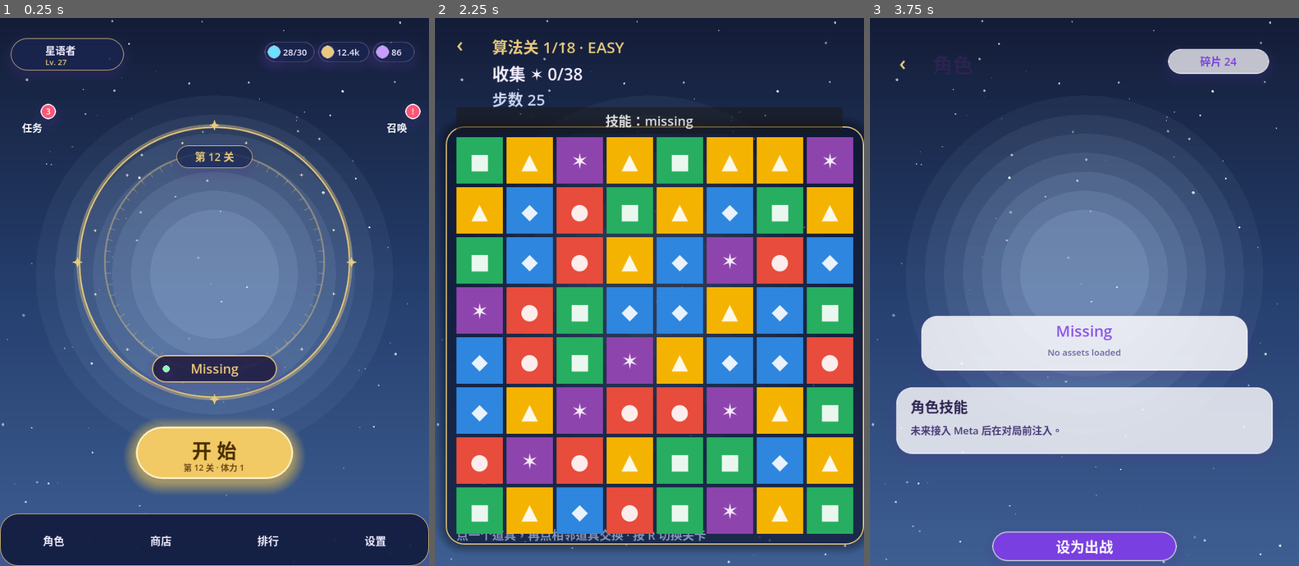
Above: before the commit, frames 1-3 (left to right).
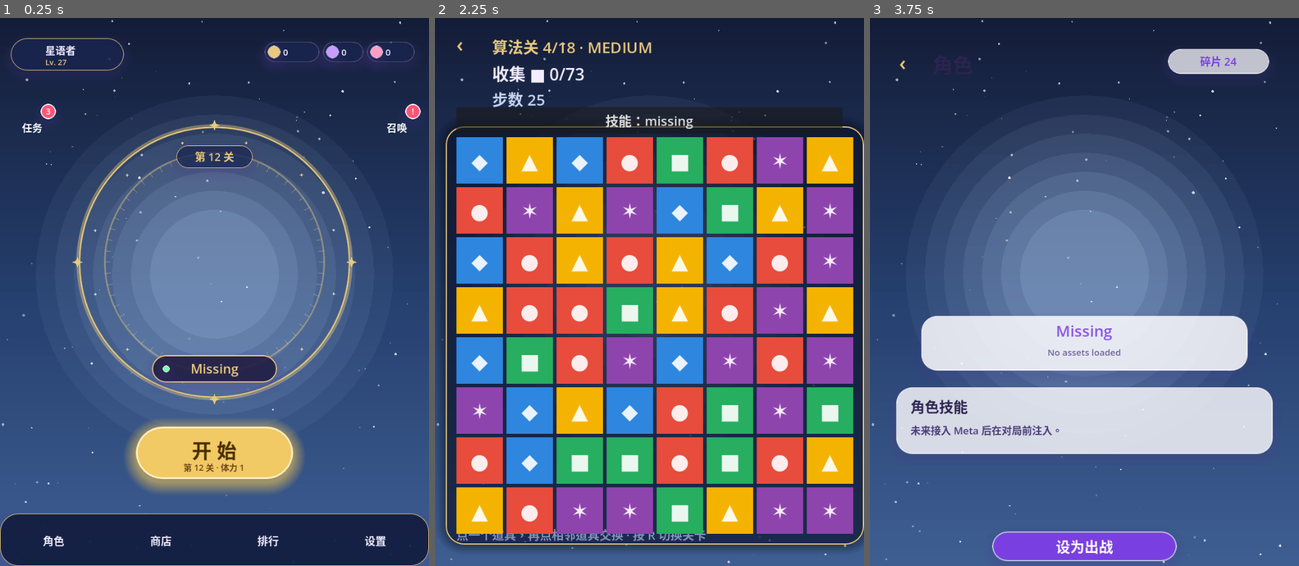
Above: after the commit, the same moments.

Repository: kumaloha/Polaris
Game: Godot game, scene res://main.tscn
The game is run twice, just before and just after one commit, with the same random seed, the same clock (stepped at 60 frames per second) and the same inputs.
Inputs:
- Up to frame 1 (0.25 s): no input
- Up to frame 2 (2.25 s): click "召唤" at 0.5 s; click "设为出战" at 1.25 s; click "开 始" at 2 s
- Up to frame 3 (3.75 s): click "‹" at 2.75 s; click "角色" at 3.5 s

The runs differ from the first frame. In frame 1, 0.4% of the frame differs, in the area x 62-94%, y 4-8%; in frame 2, 47%, in the area x 4-98%, y 4-95%; in frame 3, nothing differs.

Commit message:
feat(meta): 首页/对局接入 Meta — 真实资源+心流选关+loadout+结算入账
app.gd: 启动载入 MetaState(user://save.json)；资源链显示真实 金币/水晶/碎片；出战角色对齐 equipped_skill；角色屏'设为出战'写入 Meta+存档。START 走 recommend_next(心流调度按类型估技能)选关 + meta.loadout() 喂参；离开对局若已结束→bank_result 入账+存档(并记入已玩，调度优先没玩过的)。

game.gd: 加 loadout 字段，_new_game 应用铭文(步数/倍率/开局特效)并归一角色id→技能id(借贷→borrow)。

fix(meta): load_state 漏读 history → 修复，个性化调度跨会话累积(原本每次重置)。

验证: 闭环跑通(载入0→装备→调度选关demo_idx=3+技能归一+loadout→失败入账→存档→重载 history/equipped 持久)；首页真值渲染确认。GDScript 120 全绿。

Co-Authored-By: Claude Opus 4.8 <noreply@anthropic.com>

🤖 Generated with [Claude Code](https://claude.com/claude-code)

Diff:
--- a/godot/meta/meta_state.gd
+++ b/godot/meta/meta_state.gd
@@ -85,6 +85,8 @@
 	equipped_skill = String(d.get("equipped_skill", ""))
 	var page = d.get("enchant_page", [])
 	enchant_page = page if typeof(page) == TYPE_ARRAY and page.size() == Enchants.SLOTS else _blank_page()
+	var h = d.get("history", [])
+	history = h if typeof(h) == TYPE_ARRAY else []   # 恢复历史→个性化调度跨会话累积(不重置)
 
 func _blank_page() -> Array:
 	var p := []
--- a/godot/ui/app.gd
+++ b/godot/ui/app.gd
@@ -3,6 +3,7 @@
 const CharacterData := preload("res://ui/character_data.gd")
 const GameScript := preload("res://view/game.gd")
 const CelestialBg := preload("res://ui/celestial_bg.gd")
+const MetaState := preload("res://meta/meta_state.gd")
 
 # 占星风配色
 const C_GOLD := Color("e9c97c")
@@ -17,6 +18,9 @@
 var selected_idx := 0
 var body: Control
 var _wkmat: ShaderMaterial
+var meta: MetaState              # Meta 进度(钱包/角色/铭文/历史)，持久化 user://save.json
+var _played: Dictionary = {}     # 本会话已玩过的库索引(调度优先没玩过的)
+var _cur_level := -1             # 当前对局的库索引(结束后入账)
 
 
 # 抠白材质(无 alpha 的白底立绘 → 透明)；全 UI 共用一份。
@@ -32,7 +36,20 @@
 	characters = CharacterData.load_characters()
 	if characters.is_empty():
 		push_warning("No character assets found at %s" % CharacterData.MANIFEST_PATH)
+	meta = MetaState.new()
+	meta.load_state()
+	_sync_selected_to_equipped()
 	_show_home()
+
+
+# 把首页出战角色对齐到 Meta 已装备的(新玩家无装备→保持默认)
+func _sync_selected_to_equipped() -> void:
+	if meta == null or String(meta.equipped_skill).is_empty():
+		return
+	for i in characters.size():
+		if String(characters[i].get("id", "")) == meta.equipped_skill:
+			selected_idx = i
+			return
 
 
 func _clear() -> void:
@@ -115,7 +132,7 @@
 	var equip := _button(equip_text, Rect2(205, 862, 310, 50), Color("9d6cf0"), Color("7a3fe0"))
 	equip.disabled = not bool(hero.get("playable", true))
 	if not equip.disabled:
-		equip.pressed.connect(Callable(self, "_show_home"))
+		equip.pressed.connect(Callable(self, "_equip_current"))
 	add_child(equip)
 
 
@@ -124,13 +141,36 @@
 	var game := Node2D.new()
 	game.name = "Game"
 	game.set_script(GameScript)
-	add_child(game)
-	game.set_skill(String(_selected_character().get("id", "")))   # 把所选角色的技能接进对局
+	add_child(game)   # _ready 同步：建 HUD/tiles、读关卡库、_new_game(默认关)
+	# Meta 个性化：心流调度选关 + 喂 loadout(技能+铭文)，再按选定关重开
+	_cur_level = -1
+	if meta != null:
+		var lib: Array = game.algo_levels
+		var idx := meta.recommend_next(lib, _played)
+		if idx >= 0:
+			game.demo_idx = idx
+			_cur_level = idx
+		game.loadout = meta.loadout()
+		game.equipped_skill = String(meta.equipped_skill)
+		game._new_game()
+	else:
+		game.set_skill(String(_selected_character().get("id", "")))
 
 	var back := _round_button("‹", Rect2(18, 18, 48, 48))
 	back.z_index = 50
-	back.pressed.connect(Callable(self, "_show_home"))
+	back.pressed.connect(Callable(self, "_exit_game"))
 	add_child(back)
+
+
+# 离开对局：若本局已结束(过关/失败)→结果入账 Meta + 存档，再回首页
+func _exit_game() -> void:
+	var game = get_node_or_null("Game")
+	if meta != null and game != null and game.board != null and game.board.is_over():
+		meta.bank_result(game.board.result())
+		meta.save()
+		if _cur_level >= 0:
+			_played[_cur_level] = true
+	_show_home()
 
 
 func _selected_character() -> Dictionary:
@@ -178,9 +218,18 @@
 
 
 func _add_res_chips() -> void:
-	_res_chip(Color("6fe0ff"), "28/30", Rect2(444, 40, 84, 34))   # 体力
-	_res_chip(C_GOLD, "12.4k", Rect2(534, 40, 86, 34))            # 金币
-	_res_chip(Color("c79bff"), "86", Rect2(626, 40, 70, 34))      # 水晶
+	var coins: int = meta.coins if meta != null else 0
+	var crystals: int = meta.crystals if meta != null else 0
+	var frags: int = meta.fragments if meta != null else 0
+	_res_chip(C_GOLD, _fmt(coins), Rect2(444, 40, 92, 34))           # 金币
+	_res_chip(Color("c79bff"), str(crystals), Rect2(542, 40, 68, 34))  # 水晶
+	_res_chip(Color("ff9ec7"), str(frags), Rect2(616, 40, 80, 34))     # 碎片
+
+
+func _fmt(n: int) -> String:
+	if n >= 1000:
+		return "%.1fk" % (n / 1000.0)
+	return str(n)
 
 
 func _res_chip(icon_color: Color, value: String, rect: Rect2) -> void:
@@ -344,6 +393,15 @@
 func _select_character(index: int) -> void:
 	selected_idx = index
 	_show_character()
+
+
+# 设为出战：写入 Meta 装备 + 存档，回首页(首页/对局都会用这个角色技能)
+func _equip_current() -> void:
+	var hero := _selected_character()
+	if meta != null and bool(hero.get("playable", true)):
+		meta.equipped_skill = String(hero.get("id", ""))
+		meta.save()
+	_show_home()
 
 
 func _skill_name(character: Dictionary) -> String:
--- a/godot/view/game.gd
+++ b/godot/view/game.gd
@@ -33,6 +33,7 @@
 var demo_idx := 0        # 当前关索引（按 R 递进）
 var algo_levels: Array = []   # 算法生成的关卡库（res://levels.json，C++ 导出）；非空则优先玩它
 var equipped_skill: String = ""   # 本局所带技能 id（角色 id 归一）
+var loadout: Dictionary = {}       # Meta 喂参（技能+铭文：步数/倍率/开局特效）；空则只按 equipped_skill
 var _skill_aim: String = ""       # 技能瞄准模式: ""/"borrow"/"repay"/"sametypeclear"
 var skill_button: Button
 var tiles := []          # tiles[y][x] -> ColorRect（道具底色块）
@@ -147,7 +148,12 @@
 		board = Board.new(W, H, SPECIES, lvl["target"], lvl["moves"], cur_seed,
 				lvl["mask"], lvl["objs"], lvl["jelly"], lvl["coat"])
 		title_label.text = lvl["name"]
-	board.skill = equipped_skill
+	if not loadout.is_empty():
+		board.apply_loadout(loadout)
+		board.skill = SKILL_ID.get(board.skill, board.skill)   # 角色 id → 技能 id 归一
+		equipped_skill = board.skill                           # 同步给技能按钮逻辑
+	else:
+		board.skill = equipped_skill
 	_skill_aim = ""
 	selected = Vector2i(-1, -1)
 	input_locked = false
